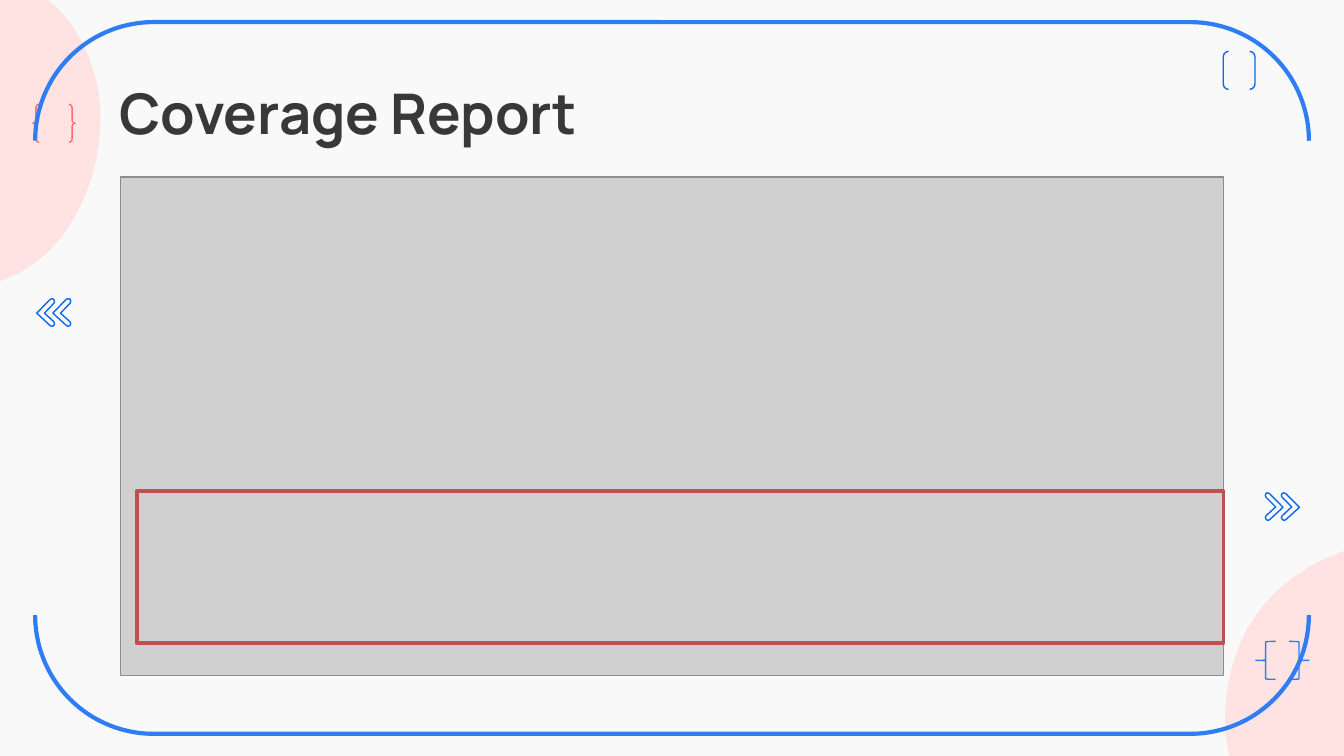
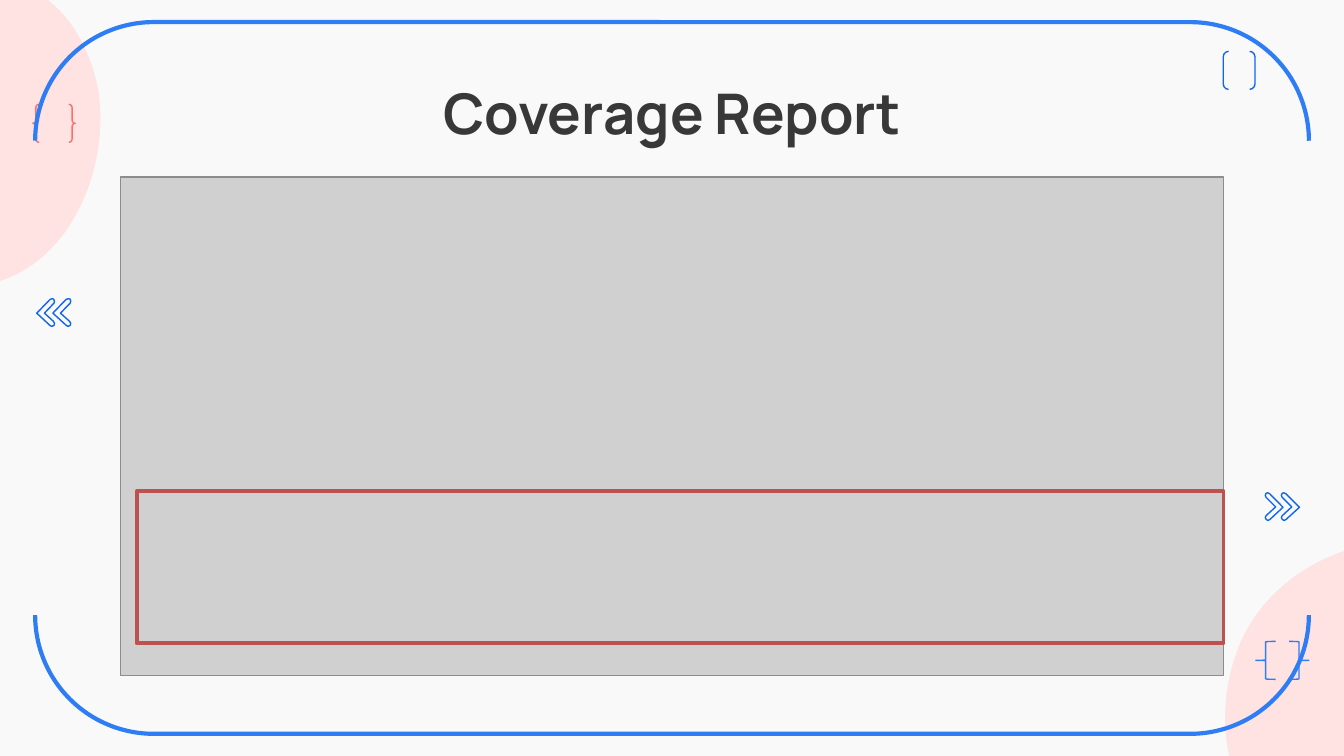
Before and after one commit to ZavierHuang/RESTFUL-API-DESIGN, a slide deck: slide 15 of 黃昱叡_SW2_Backend_Practice.pptx. Drawn at 1344x756 pixels with LibreOffice and Linux fonts; fonts in the diff are those of the drawing; grey boxes stand for pictures. Boxes give left, top, right and bottom in pixels: in the first picture for what was removed or moved away, otherwise in the second. Text is boxed around its words. In the diff, an @@ line names an element or a change of style, - is before the commit and + after.

```diff
--- a/黃昱叡_SW2_Backend_Practice.pptx
+++ b/黃昱叡_SW2_Backend_Practice.pptx
@@ title "Coverage Report" at bbox=[443, 93, 900, 149]: alignment left to centre @@
```
Also in this commit, not shown: 13 other slides changed, 2 other files.
